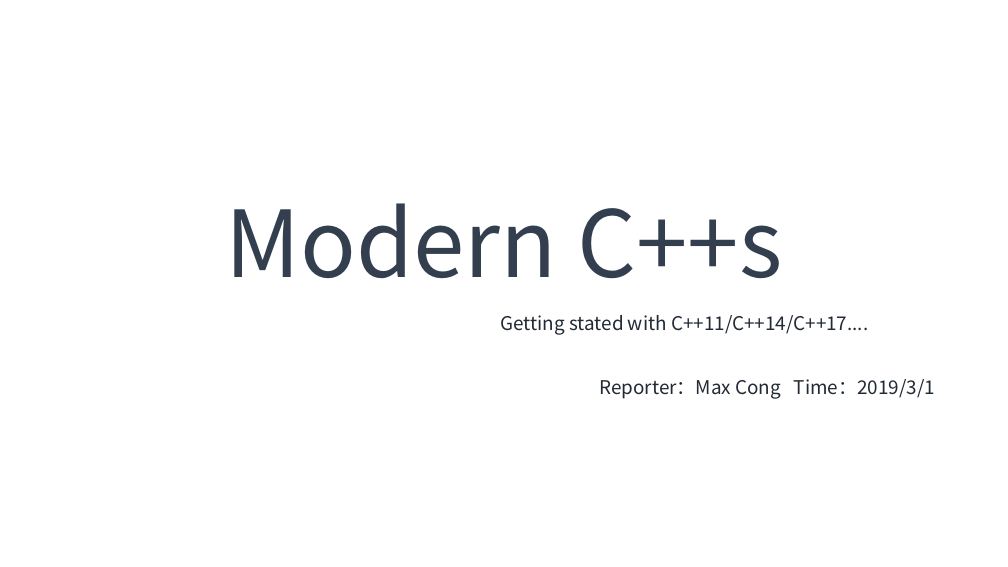
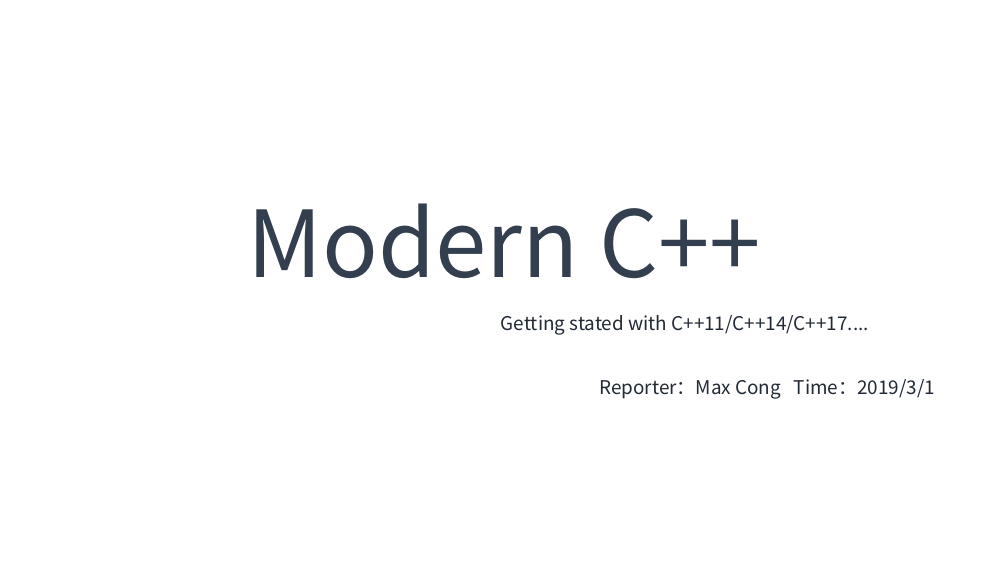
Before and after one commit to max4sharing/modern_cpp, a slide deck: slide 1 of C++11.pptx. Drawn at 1008x567 pixels with LibreOffice and Linux fonts; fonts in the diff are those of the drawing; background and template pictures are left out. Boxes give left, top, right and bottom in pixels: in the first picture for what was removed or moved away, otherwise in the second. Text is boxed around its words. In the diff, an @@ line names an element or a change of style, - is before the commit and + after.

Commit message:
aa

```diff
--- a/C++11.pptx
+++ b/C++11.pptx
@@ text at box(247, 203, 760, 278): text changed @@
-Modern C++s
+Modern C++
```
